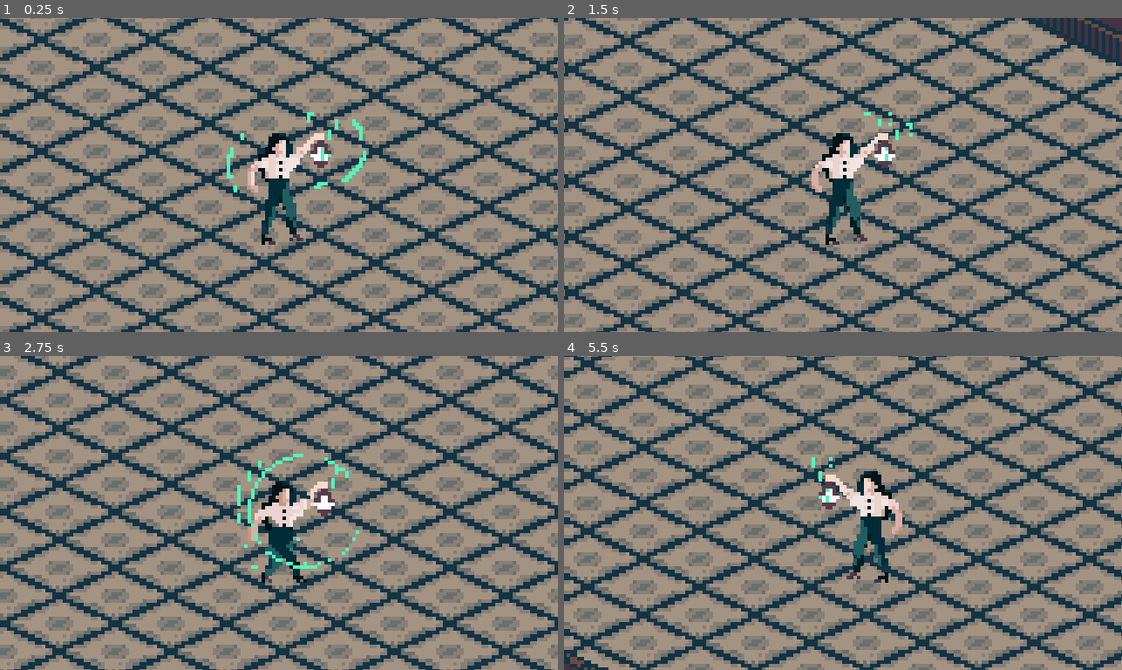
Above: before the commit, frames 1-4 (two rows, left to right).
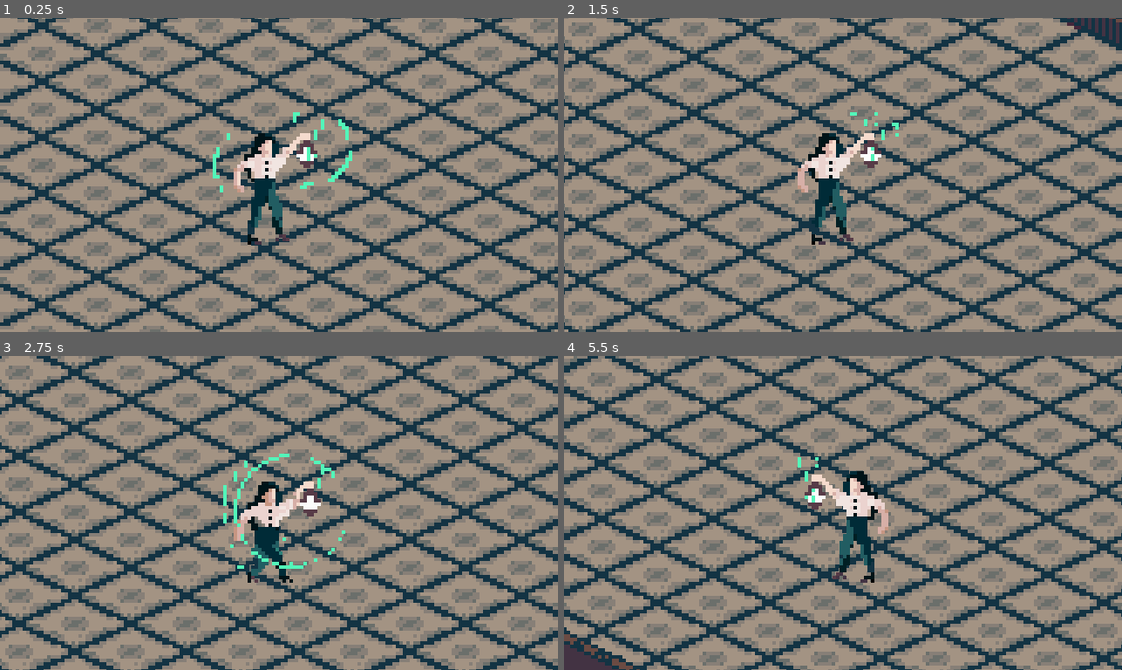
Above: after the commit, the same moments.

Repository: saya9729/Legacy
Game: Godot game, scene res://map.tscn
The game is run twice, just before and just after one commit, with the same random seed, the same clock (stepped at 60 frames per second) and the same inputs.
Inputs:
- Up to frame 1 (0.25 s): no input
- Up to frame 2 (1.5 s): tap Enter at 0.5 s; hold Right (ui_right) 0.53-1.28 s; hold Shift (ui_sprint) 0.53-1.28 s; hold Down (ui_down) from 1.28 s (still down); tap Shift (ui_sprint) at 1.35 s
- Up to frame 3 (2.75 s): release Down (ui_down) at 2.03 s; hold Right (ui_right) from 2.03 s (still down); hold Shift (ui_sprint) from 2.03 s (still down)
- Up to frame 4 (5.5 s): release Right (ui_right) at 2.78 s; release Shift (ui_sprint) at 2.78 s; hold Up (ui_up) 2.78-3.53 s; tap Shift (ui_sprint) at 2.85, 4.35 s; hold Shift (ui_sprint) 3.53-4.28 s; hold Left (ui_left) 3.53-5.03 s; hold Down (ui_down) from 5.03 s (still down); hold Shift (ui_sprint) from 5.03 s (still down)

The runs differ from the first frame. In frame 1, 87% of the frame differs, in the area x 0-100%, y 0-100%; in frame 2, 79%; in frame 3, 79%; in frame 4, 74%.

Commit message:
Fix velocity, organize file, change player to scene

Diff:
--- /dev/null
+++ b/Player/Player.tscn
@@ -0,0 +1,90 @@
+[gd_scene load_steps=32 format=2]
+
+[ext_resource path="res://main.gd" type="Script" id=1]
+[ext_resource path="res://Player/stand right/main character stand5.png" type="Texture" id=2]
+[ext_resource path="res://Player/stand left/main character walk  left 6.png" type="Texture" id=3]
+[ext_resource path="res://Player/walk right/main character walk right7.png" type="Texture" id=4]
+[ext_resource path="res://Player/walk right/main character walk right5.png" type="Texture" id=5]
+[ext_resource path="res://Player/walk left/main character walk left 2.png" type="Texture" id=6]
+[ext_resource path="res://Player/stand right/main character stand1.png" type="Texture" id=7]
+[ext_resource path="res://Player/walk left/main character walk left 8.png" type="Texture" id=8]
+[ext_resource path="res://Player/stand left/main character walk  left 3.png" type="Texture" id=9]
+[ext_resource path="res://Player/walk left/main character walk left 6.png" type="Texture" id=10]
+[ext_resource path="res://Player/walk left/main character walk left 1.png" type="Texture" id=11]
+[ext_resource path="res://Player/walk right/main character walk right2.png" type="Texture" id=12]
+[ext_resource path="res://Player/stand left/main character walk  left 5.png" type="Texture" id=13]
+[ext_resource path="res://Player/stand left/main character walk  left 7.png" type="Texture" id=14]
+[ext_resource path="res://Player/stand right/main character stand2.png" type="Texture" id=15]
+[ext_resource path="res://Player/walk left/main character walk left 5.png" type="Texture" id=16]
+[ext_resource path="res://Player/walk left/main character walk left 4.png" type="Texture" id=17]
+[ext_resource path="res://Player/stand right/main character stand3.png" type="Texture" id=18]
+[ext_resource path="res://Player/walk right/main character walk right9.png" type="Texture" id=19]
+[ext_resource path="res://Player/walk right/main character walk right4.png" type="Texture" id=20]
+[ext_resource path="res://Player/walk right/main character walk right8.png" type="Texture" id=21]
+[ext_resource path="res://Player/walk left/main character walk left 7.png" type="Texture" id=22]
+[ext_resource path="res://Player/stand right/main character stand4.png" type="Texture" id=23]
+[ext_resource path="res://Player/walk left/main character walk  left 3.png" type="Texture" id=24]
+[ext_resource path="res://Player/walk right/main character walk right6.png" type="Texture" id=25]
+[ext_resource path="res://Player/stand left/main character walk  left 4.png" type="Texture" id=26]
+[ext_resource path="res://Player/walk right/main character walk right3.png" type="Texture" id=27]
+[ext_resource path="res://Player/walk right/main character walk right1.png" type="Texture" id=28]
+[ext_resource path="res://main character6.png" type="Texture" id=29]
+
+[sub_resource type="SpriteFrames" id=1]
+animations = [ {
+"frames": [ ExtResource( 11 ), ExtResource( 6 ), ExtResource( 24 ), ExtResource( 17 ), ExtResource( 16 ), ExtResource( 10 ), ExtResource( 22 ), ExtResource( 8 ) ],
+"loop": true,
+"name": "run left",
+"speed": 13.0
+}, {
+"frames": [ ExtResource( 11 ), ExtResource( 6 ), ExtResource( 24 ), ExtResource( 17 ), ExtResource( 16 ), ExtResource( 10 ), ExtResource( 22 ), ExtResource( 8 ) ],
+"loop": true,
+"name": "walk left",
+"speed": 10.0
+}, {
+"frames": [ ExtResource( 9 ), ExtResource( 26 ), ExtResource( 13 ), ExtResource( 3 ), ExtResource( 14 ) ],
+"loop": true,
+"name": "stand left",
+"speed": 10.0
+}, {
+"frames": [ ExtResource( 7 ), ExtResource( 15 ), ExtResource( 18 ), ExtResource( 23 ), ExtResource( 2 ) ],
+"loop": true,
+"name": "stand right",
+"speed": 10.0
+}, {
+"frames": [ ExtResource( 28 ), ExtResource( 12 ), ExtResource( 27 ), ExtResource( 20 ), ExtResource( 5 ), ExtResource( 25 ), ExtResource( 4 ), ExtResource( 21 ), ExtResource( 19 ) ],
+"loop": true,
+"name": "run right",
+"speed": 13.0
+}, {
+"frames": [ ExtResource( 12 ), ExtResource( 27 ), ExtResource( 20 ), ExtResource( 5 ), ExtResource( 25 ), ExtResource( 4 ), ExtResource( 21 ), ExtResource( 19 ) ],
+"loop": true,
+"name": "walk right",
+"speed": 10.0
+} ]
+
+[sub_resource type="CapsuleShape2D" id=2]
+radius = 4.99997
+height = 14.0001
+
+[node name="KinematicBody2D" type="KinematicBody2D"]
+script = ExtResource( 1 )
+
+[node name="Sprite" type="Sprite" parent="."]
+visible = false
+position = Vector2( 0, -7.62939e-06 )
+texture = ExtResource( 29 )
+
+[node name="AnimatedSprite" type="AnimatedSprite" parent="."]
+position = Vector2( 0, -15 )
+frames = SubResource( 1 )
+animation = "stand right"
+frame = 3
+
+[node name="Camera2D" type="Camera2D" parent="."]
+position = Vector2( 0, -15 )
+current = true
+
+[node name="CollisionShape2D" type="CollisionShape2D" parent="."]
+rotation = 1.5708
+shape = SubResource( 2 )
--- a/animeplayer.tres
+++ b/animeplayer.tres
@@ -1,10 +1,11 @@
 [gd_resource type="TileSet" load_steps=6 format=2]
 
-[ext_resource path="res://main character sprites/stand left/main character walk  left 5.png" type="Texture" id=1]
-[ext_resource path="res://main character sprites/stand left/main character walk  left 3.png" type="Texture" id=2]
-[ext_resource path="res://main character sprites/stand left/main character walk  left 7.png" type="Texture" id=3]
-[ext_resource path="res://main character sprites/stand left/main character walk  left 6.png" type="Texture" id=4]
-[ext_resource path="res://main character sprites/stand left/main character walk  left 4.png" type="Texture" id=5]
+[ext_resource path="res://Player/stand left/main character walk  left 5.png" type="Texture" id=1]
+[ext_resource path="res://Player/stand left/main character walk  left 3.png" type="Texture" id=2]
+[ext_resource path="res://Player/stand left/main character walk  left 7.png" type="Texture" id=3]
+[ext_resource path="res://Player/stand left/main character walk  left 6.png" type="Texture" id=4]
+[ext_resource path="res://Player/stand left/main character walk  left 4.png" type="Texture" id=5]
+
 
 [resource]
 0/name = "main character walk  left 3"
--- a/main character sprites/Player.tscn
+++ /dev/null
@@ -1,97 +0,0 @@
-[gd_scene load_steps=33 format=2]
-
-[ext_resource path="res://main.gd" type="Script" id=1]
-[ext_resource path="res://main character sprites/walk left/main character walk left 7.png" type="Texture" id=2]
-[ext_resource path="res://main character sprites/stand right/main character stand3.png" type="Texture" id=3]
-[ext_resource path="res://main character6.png" type="Texture" id=4]
-[ext_resource path="res://main character sprites/stand right/main character stand1.png" type="Texture" id=5]
-[ext_resource path="res://main character sprites/stand left/main character walk  left 6.png" type="Texture" id=6]
-[ext_resource path="res://main character sprites/walk left/main character walk left 4.png" type="Texture" id=7]
-[ext_resource path="res://main character sprites/walk right/main character walk right5.png" type="Texture" id=8]
-[ext_resource path="res://main character sprites/walk right/main character walk right3.png" type="Texture" id=9]
-[ext_resource path="res://main character sprites/stand right/main character stand5.png" type="Texture" id=10]
-[ext_resource path="res://main character sprites/walk right/main character walk right9.png" type="Texture" id=11]
-[ext_resource path="res://main character sprites/stand left/main character walk  left 7.png" type="Texture" id=12]
-[ext_resource path="res://main character sprites/stand right/main character stand2.png" type="Texture" id=13]
-[ext_resource path="res://main character sprites/walk left/main character walk left 2.png" type="Texture" id=14]
-[ext_resource path="res://main character sprites/walk left/main character walk left 8.png" type="Texture" id=15]
-[ext_resource path="res://main character sprites/stand left/main character walk  left 4.png" type="Texture" id=16]
-[ext_resource path="res://main character sprites/walk right/main character walk right7.png" type="Texture" id=17]
-[ext_resource path="res://main character sprites/stand right/main character stand4.png" type="Texture" id=18]
-[ext_resource path="res://main character sprites/walk left/main character walk  left 3.png" type="Texture" id=19]
-[ext_resource path="res://main character sprites/stand left/main character walk  left 3.png" type="Texture" id=20]
-[ext_resource path="res://main character sprites/walk right/main character walk right4.png" type="Texture" id=21]
-[ext_resource path="res://main character sprites/walk right/main character walk right1.png" type="Texture" id=22]
-[ext_resource path="res://main character sprites/walk right/main character walk right8.png" type="Texture" id=23]
-[ext_resource path="res://main character sprites/walk left/main character walk left 5.png" type="Texture" id=24]
-[ext_resource path="res://main character sprites/walk left/main character walk left 6.png" type="Texture" id=25]
-[ext_resource path="res://main character sprites/stand left/main character walk  left 5.png" type="Texture" id=26]
-[ext_resource path="res://main character sprites/walk left/main character walk left 1.png" type="Texture" id=27]
-[ext_resource path="res://main character sprites/walk right/main character walk right2.png" type="Texture" id=28]
-[ext_resource path="res://main character sprites/walk right/main character walk right6.png" type="Texture" id=29]
-
-[sub_resource type="SpriteFrames" id=1]
-animations = [ {
-"frames": [ ExtResource( 27 ), ExtResource( 14 ), ExtResource( 19 ), ExtResource( 7 ), ExtResource( 24 ), ExtResource( 25 ), ExtResource( 2 ), ExtResource( 15 ) ],
-"loop": true,
-"name": "run left",
-"speed": 13.0
-}, {
-"frames": [ ExtResource( 22 ), ExtResource( 28 ), ExtResource( 9 ), ExtResource( 21 ), ExtResource( 8 ), ExtResource( 29 ), ExtResource( 17 ), ExtResource( 23 ), ExtResource( 11 ) ],
-"loop": true,
-"name": "run right",
-"speed": 13.0
-}, {
-"frames": [ ExtResource( 27 ), ExtResource( 14 ), ExtResource( 19 ), ExtResource( 7 ), ExtResource( 24 ), ExtResource( 25 ), ExtResource( 2 ), ExtResource( 15 ) ],
-"loop": true,
-"name": "walk left",
-"speed": 10.0
-}, {
-"frames": [ ExtResource( 28 ), ExtResource( 9 ), ExtResource( 21 ), ExtResource( 8 ), ExtResource( 29 ), ExtResource( 17 ), ExtResource( 23 ), ExtResource( 11 ) ],
-"loop": true,
-"name": "walk right",
-"speed": 10.0
-}, {
-"frames": [ ExtResource( 5 ), ExtResource( 13 ), ExtResource( 3 ), ExtResource( 18 ), ExtResource( 10 ) ],
-"loop": true,
-"name": "stand right",
-"speed": 10.0
-}, {
-"frames": [ ExtResource( 20 ), ExtResource( 16 ), ExtResource( 26 ), ExtResource( 6 ), ExtResource( 12 ) ],
-"loop": true,
-"name": "stand left",
-"speed": 10.0
-} ]
-
-[sub_resource type="CapsuleShape2D" id=2]
-radius = 3.16827
-height = 18.9181
-
-[sub_resource type="Animation" id=3]
-resource_name = "stand left"
-
-[node name="KinematicBody2D" type="KinematicBody2D"]
-script = ExtResource( 1 )
-
-[node name="Sprite" type="Sprite" parent="."]
-visible = false
-position = Vector2( 0, -7.62939e-06 )
-texture = ExtResource( 4 )
-
-[node name="AnimatedSprite" type="AnimatedSprite" parent="."]
-position = Vector2( 4.27205, -19.0793 )
-frames = SubResource( 1 )
-animation = "stand right"
-frame = 3
-
-[node name="Camera2D" type="Camera2D" parent="."]
-position = Vector2( 0.272048, -19.0793 )
-current = true
-
-[node name="CollisionShape2D" type="CollisionShape2D" parent="."]
-position = Vector2( 3.52556, -0.222012 )
-rotation = 1.5708
-shape = SubResource( 2 )
-
-[node name="AnimationPlayer" type="AnimationPlayer" parent="."]
-"anims/stand left" = SubResource( 3 )
--- a/main.gd
+++ b/main.gd
@@ -4,10 +4,10 @@
 # Declare member variables here. Examples:
 # var a = 2
 # var b = "text"
-const ACCELERATION = 10
+const ACCELERATION = 500
 const MAX_SPEED = 50
 const MAX_SPRINT_SPEED = 100
-const FRICTION = 10
+const FRICTION = 500
 
 var velocity =  Vector2.ZERO
 
@@ -20,16 +20,11 @@
 	input_vector = input_vector.normalized()
 
 	if input_vector != Vector2.ZERO:
-		velocity += input_vector * ACCELERATION * delta
-		velocity = velocity.clamped(MAX_SPEED * delta)
-	elif Input.is_action_pressed("ui_sprint"):
-		velocity += input_vector * ACCELERATION * delta
-		velocity = velocity.clamped(MAX_SPRINT_SPEED * delta)
-
+		velocity = velocity.move_toward(input_vector * MAX_SPEED, ACCELERATION * delta)
 	else:
 		velocity = velocity.move_toward(Vector2.ZERO, FRICTION * delta)
 
-	move_and_collide(velocity)
+	velocity =  move_and_slide(velocity)
 
 
 
--- a/map.tscn
+++ b/map.tscn
@@ -2,7 +2,7 @@
 
 [ext_resource path="res://newtrest3.tres" type="TileSet" id=1]
 [ext_resource path="res://newtrest4.tres" type="TileSet" id=2]
-[ext_resource path="res://main character sprites/Player.tscn" type="PackedScene" id=3]
+[ext_resource path="res://Player/Player.tscn" type="PackedScene" id=3]
 
 [node name="Node2D" type="Node2D"]
 position = Vector2( 317.231, 139.64 )
Renamed: main character sprites/stand left/main character walk left 3.png -> Player/stand left/main character walk left 3.png
Not shown, added: Player/stand left/main character walk left 3.png.import
Renamed: main character sprites/stand left/main character walk left 4.png -> Player/stand left/main character walk left 4.png
Not shown, added: Player/stand left/main character walk left 4.png.import
Renamed: main character sprites/stand left/main character walk left 5.png -> Player/stand left/main character walk left 5.png
Not shown, added: Player/stand left/main character walk left 5.png.import
Renamed: main character sprites/stand left/main character walk left 6.png -> Player/stand left/main character walk left 6.png
Not shown, added: Player/stand left/main character walk left 6.png.import
Renamed: main character sprites/stand left/main character walk left 7.png -> Player/stand left/main character walk left 7.png
Not shown, added: Player/stand left/main character walk left 7.png.import
Renamed: main character sprites/stand right/main character stand1.png -> Player/stand right/main character stand1.png
Not shown, added: Player/stand right/main character stand1.png.import
(and 69 more such lines)
